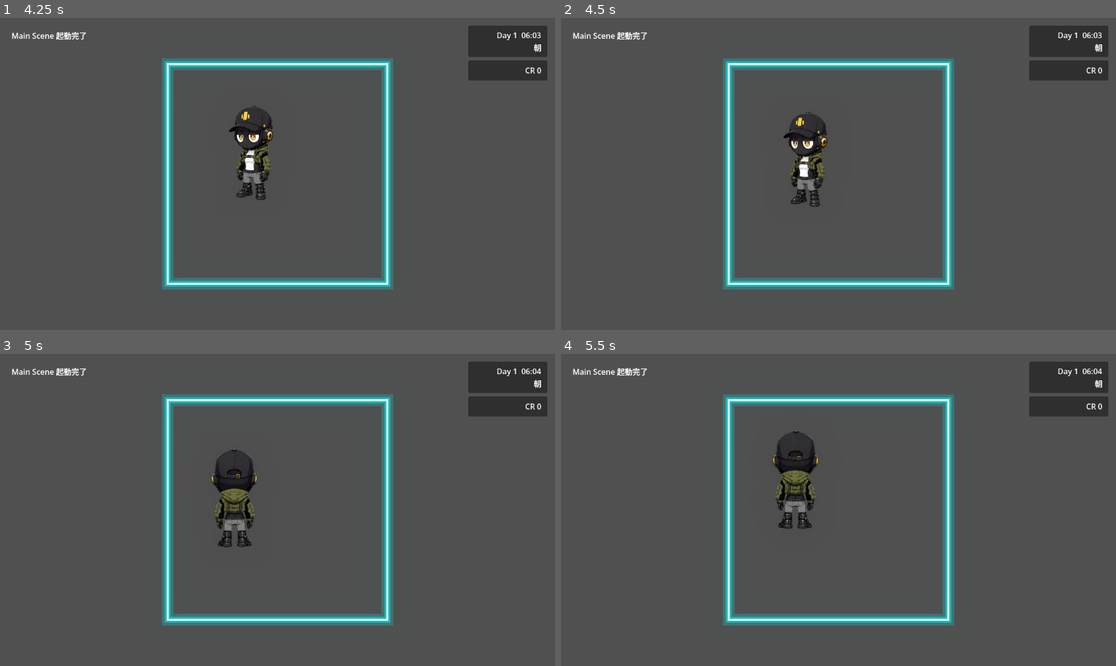
Above: before the commit, frames 1-4 (two rows, left to right).
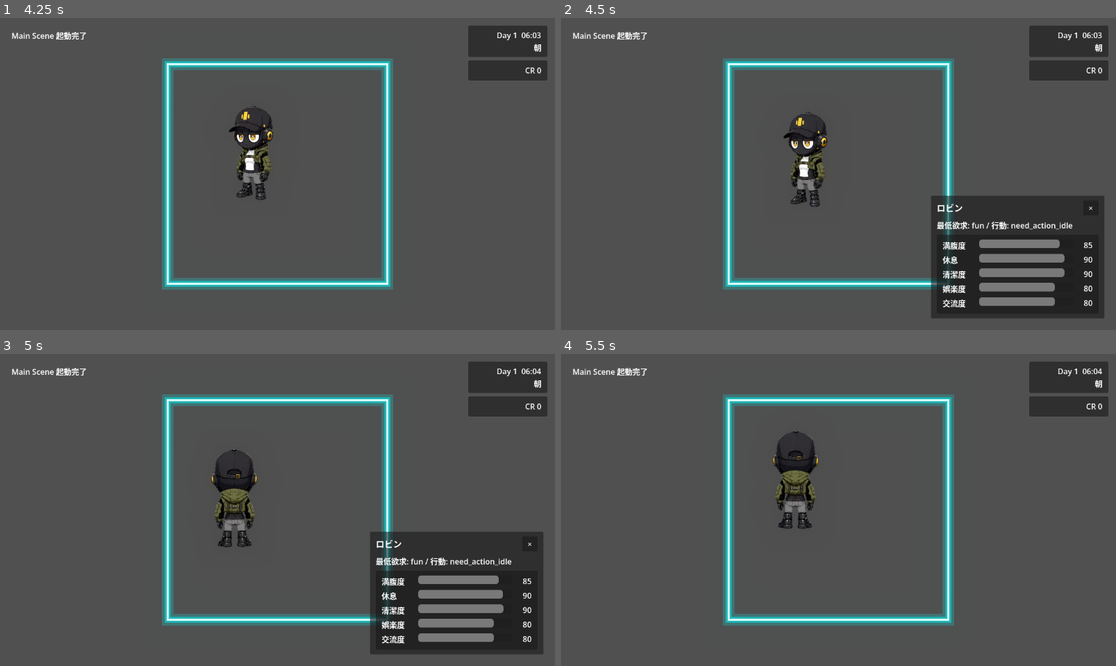
Above: after the commit, the same moments.

Repository: grimoire1089-coder/optimistic
Game: Godot game, scene res://Scenes/Boot/TitleScene.tscn
Same seed, same stepped clock (60 frames per second), same inputs: the game is played once before the commit and once after it.
Inputs (mouse positions are in pixels of both pictures, inside the frame that each line leads up to):
- Up to frame 1 (4.25 s): click "はじめる" at 0.5 s; move the mouse to (294, 155) at 1.27 s; click (294, 155) at 1.42 s; click "×" at 2 s; move the mouse to (444, 220) at 2.77 s; click (444, 220) at 2.92 s; move the mouse to (111, 127) at 3.52 s; click (111, 127) at 3.67 s
- Up to frame 2 (4.5 s): move the mouse to (866, 174) at 4.27 s; click (866, 174) at 4.42 s
- Up to frame 3 (5 s): no input
- Up to frame 4 (5.5 s): click (1088, 544) at 5 s, where only the run after the commit has a clickable "×"

Frame 1 is identical in both runs. In frame 2, 12% of the frame differs, in the area x 66-98%, y 56-97%; in frame 3, 12%; in frame 4, nothing differs.

Commit message:
Add sprite based Robin click fallback

Diff:
--- a/Scripts/Characters/Robin/RobinWanderActor.gd
+++ b/Scripts/Characters/Robin/RobinWanderActor.gd
@@ -13,9 +13,11 @@
 
 @export var start_at_movement_area_center: bool = true
 @export var display_name: String = "ロビン"
+@export var sprite_click_padding: Vector2 = Vector2(24.0, 24.0)
 @export var click_sfx: AudioStream
 @export var click_sfx_volume_db: float = 0.0
 
+@onready var sprite: Sprite2D = $Sprite2D
 @onready var click_area: Area2D = $ClickArea2D
 @onready var needs_bundle: Node = $AICharacterNeedsBundle
 @onready var needs_module: CharacterNeedsModule = $AICharacterNeedsBundle/CharacterNeedsModule
@@ -32,6 +34,14 @@
 	if start_at_movement_area_center:
 		global_position = wander_module.get_movement_center()
 	walk_animator.setup()
+
+
+func _unhandled_input(event: InputEvent) -> void:
+	if event is InputEventMouseButton:
+		var mouse_event := event as InputEventMouseButton
+		if mouse_event.button_index == MOUSE_BUTTON_LEFT and mouse_event.pressed:
+			if _is_mouse_inside_sprite_click_rect(mouse_event.global_position):
+				_select_actor()
 
 
 func _physics_process(delta: float) -> void:
@@ -82,6 +92,19 @@
 			_select_actor()
 
 
+func _is_mouse_inside_sprite_click_rect(global_mouse_position: Vector2) -> bool:
+	if sprite == null:
+		return false
+	var local_position := sprite.to_local(global_mouse_position)
+	var rect := sprite.get_rect().grow_individual(
+		sprite_click_padding.x,
+		sprite_click_padding.y,
+		sprite_click_padding.x,
+		sprite_click_padding.y
+	)
+	return rect.has_point(local_position)
+
+
 func _select_actor() -> void:
 	_play_click_sfx()
 	selected.emit(self)
